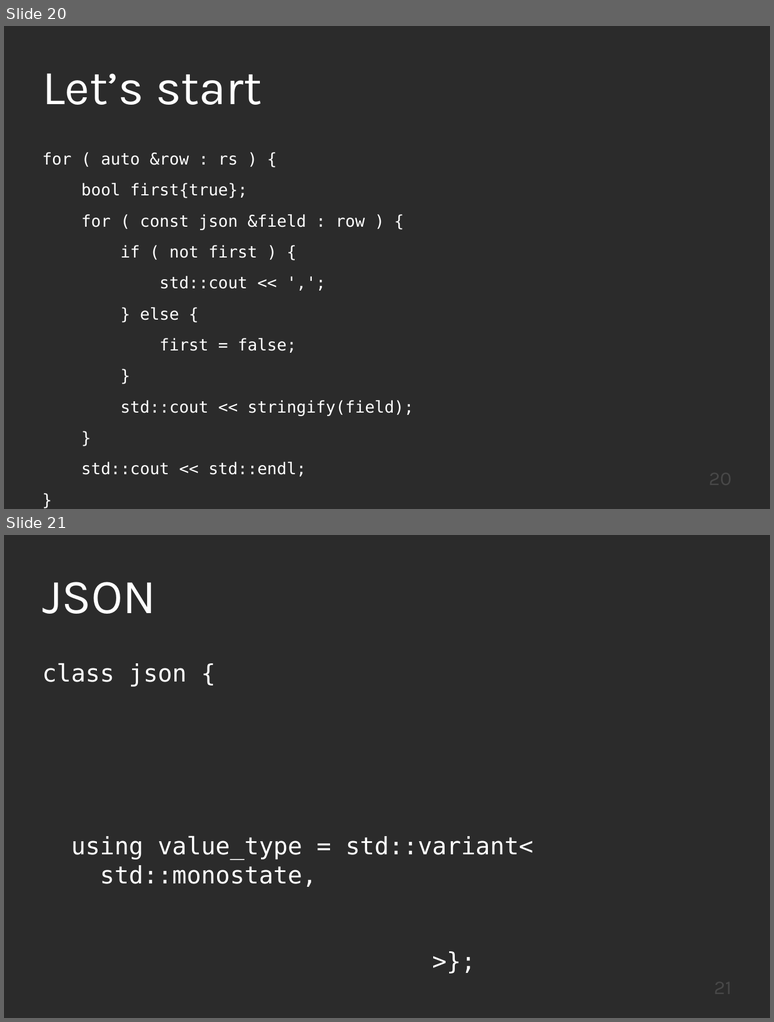
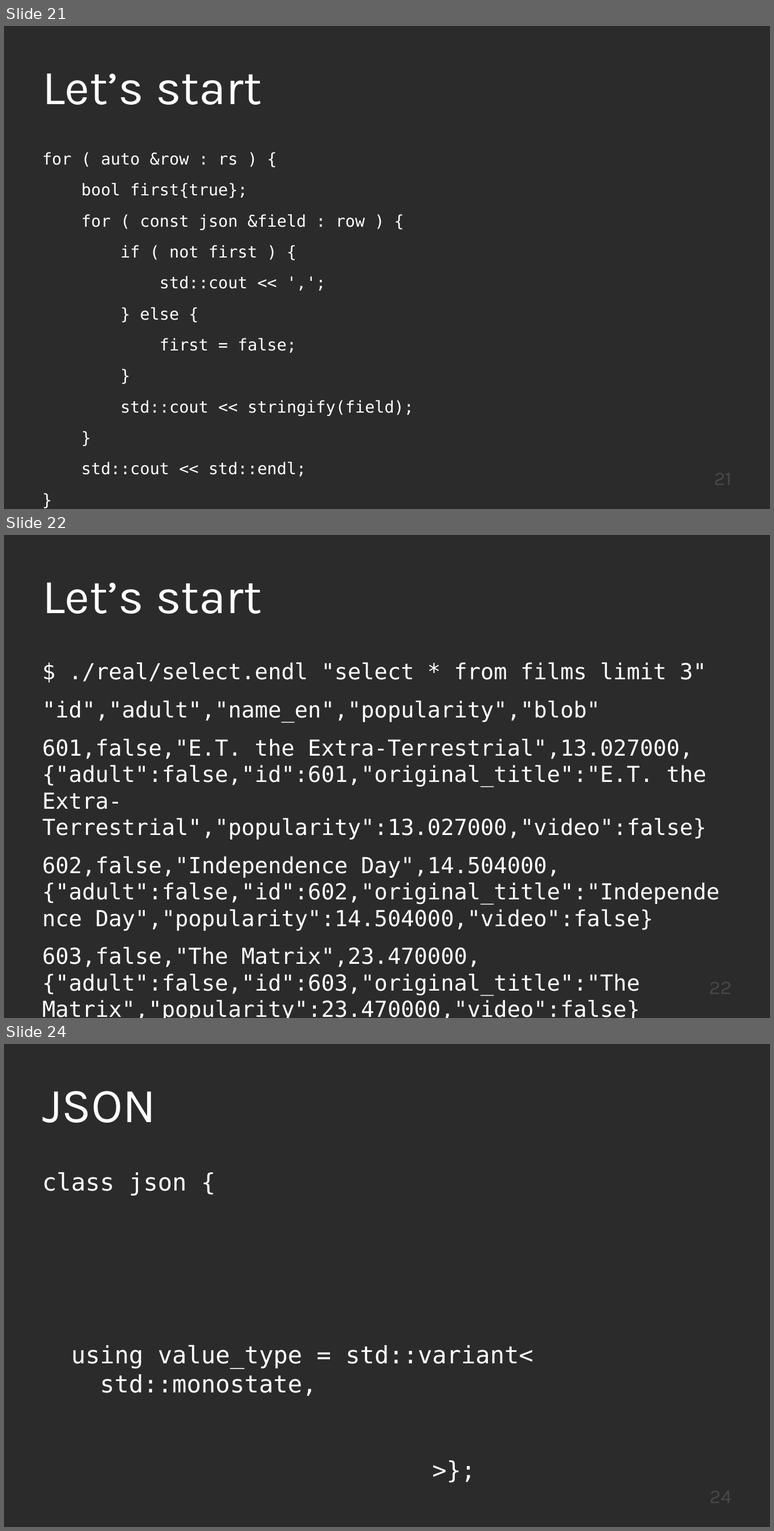
Before and after one commit to KayEss/cpp-designing4performance, a slide deck: slides/Designing APIs For Performance.odp. Shown one above the other, each under a label of ours: slides 20 and 21 before the commit, slides 21, 22 and 24 after it; the slides between them are not shown. The pictures are 774x1022 and 774x1531 pixels, drawn with LibreOffice and Linux fonts; fonts in the diff are those of the drawing; background and template pictures are left out; a plain dark background stands for a picture behind light text. Boxes give left, top, right and bottom in pixels: in the first picture for what was removed or moved away, otherwise in the second. Text is boxed around its words. In the diff, an @@ line names an element or a change of style, - is before the commit and + after.

```diff
--- a/slides/Designing APIs For Performance.odp
+++ b/slides/Designing APIs For Performance.odp
@@ slide 22 added at box(4, 535, 770, 1018), background picture (left out) @@
@@ title added at box(42, 582, 262, 614), 60 pt, text #FFFFFF @@
+Let’s start
@@ text added at box(42, 662, 720, 1018), 27.2 pt, text #FFFFFF @@
+$ ./real/select.endl "select * from films limit 3"
+"id","adult","name_en","popularity","blob"
+601,false,"E.T. the Extra-Terrestrial",13.027000,{"adult":false,"id":601,"original_title":"E.T. the Extra-Terrestrial","popularity":13.027000,"video":false}
+602,false,"Independence Day",14.504000,{"adult":false,"id":602,"original_title":"Independence Day","popularity":14.504000,"video":false}
+603,false,"The Matrix",23.470000,{"adult":false,"id":603,"original_title":"The Matrix","popularity":23.470000,"video":false}
@@ page number added at box(553, 974, 732, 1008), 24 pt, text #484848 @@
+22
@@ what was slide 20 is now slide 21 @@
@@ page number at box(553, 465, 732, 499): text changed @@
-20
+21
@@ what was slide 21 is now slide 24 @@
@@ page number at box(553, 1483, 732, 1517): text changed @@
-21
+24
```
Also in this commit, not shown: 4 slides changed, 15 other slides added.
